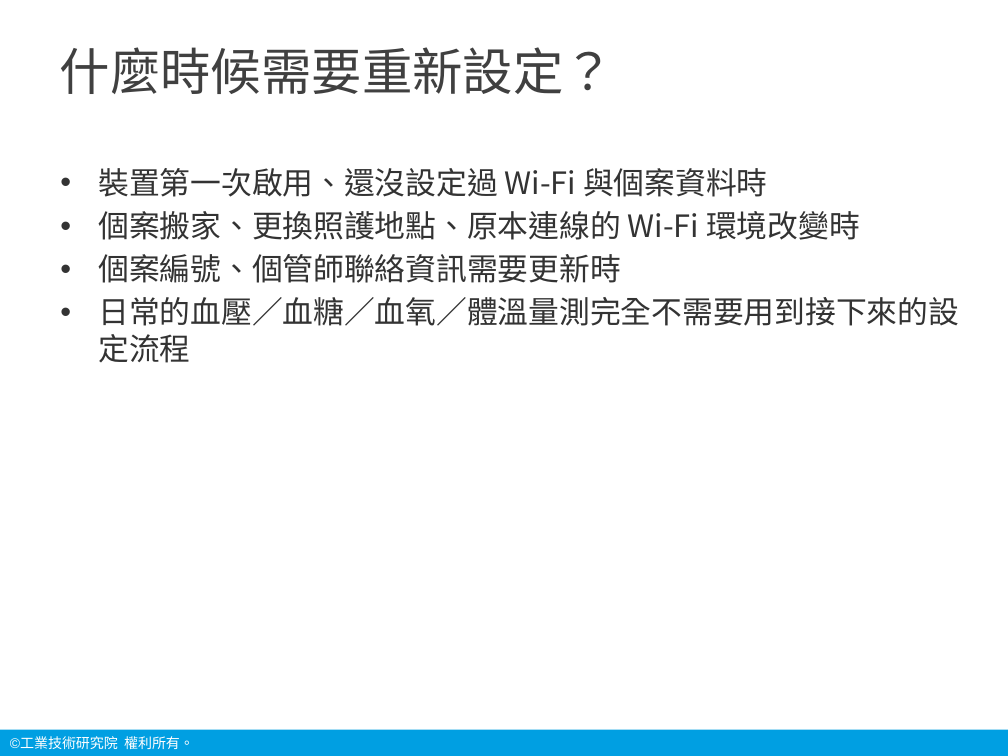
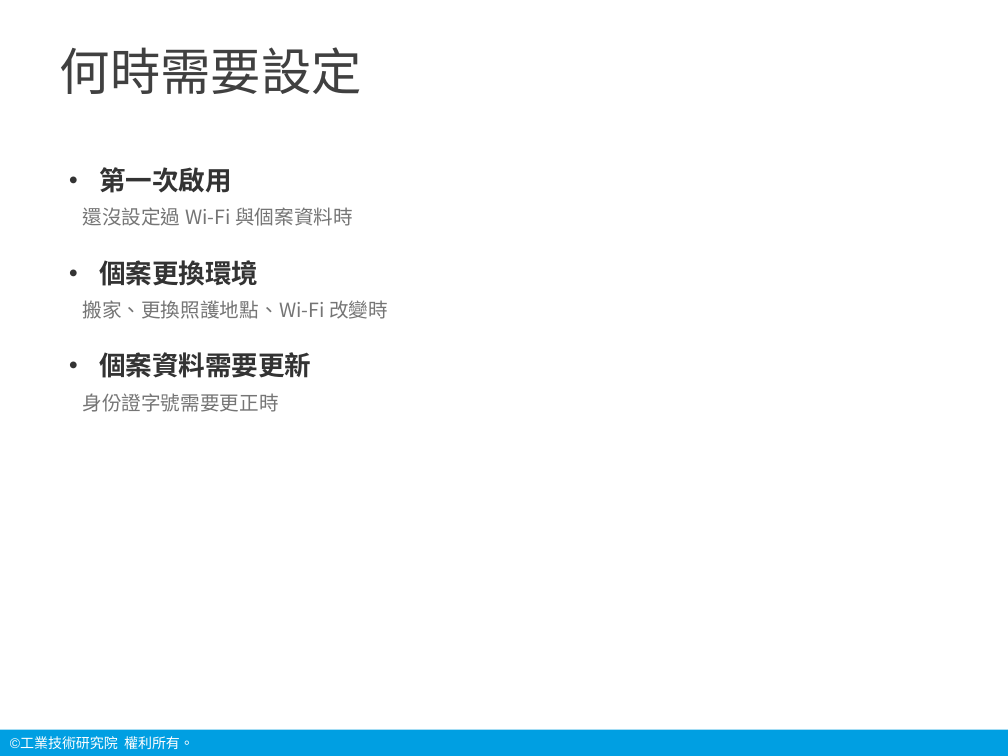
Before and after one commit to chanwunkong/pico-vitals-gateway, a slide deck: slide 8 of 說明/生理訊號中繼裝置_操作說明.pptx (slide 9 before the commit). Drawn at 1008x756 pixels with LibreOffice and Linux fonts; fonts in the diff are those of the drawing; background and template pictures are left out. Boxes give left, top, right and bottom in pixels: in the first picture for what was removed or moved away, otherwise in the second. Text is boxed around its words. In the diff, an @@ line names an element or a change of style, - is before the commit and + after.

```diff
--- a/說明/生理訊號中繼裝置_操作說明.pptx
+++ b/說明/生理訊號中繼裝置_操作說明.pptx
@@ title at (x1=60, y1=47, x2=362, y2=94): text changed @@
-什麼時候需要重新設定？
+何時需要設定
@@ text at (x1=82, y1=167, x2=388, y2=412): text changed; size 22 to 14 pt; text colour #333333 to #757575 @@
-• 裝置第一次啟用、還沒設定過 Wi-Fi 與個案資料時
-• 個案搬家、更換照護地點、原本連線的 Wi-Fi 環境改變時
-• 個案編號、個管師聯絡資訊需要更新時
-• 日常的血壓／血糖／血氧／體溫量測完全不需要用到接下來的設定流程
+• 第一次啟用
+還沒設定過 Wi-Fi 與個案資料時
+• 個案更換環境
+搬家、更換照護地點、Wi-Fi 改變時
+• 個案資料需要更新
+身份證字號需要更正時
```
Also in this commit, not shown: 9 other slides changed, 16 slides added, 6 slides removed, 32 other files.
